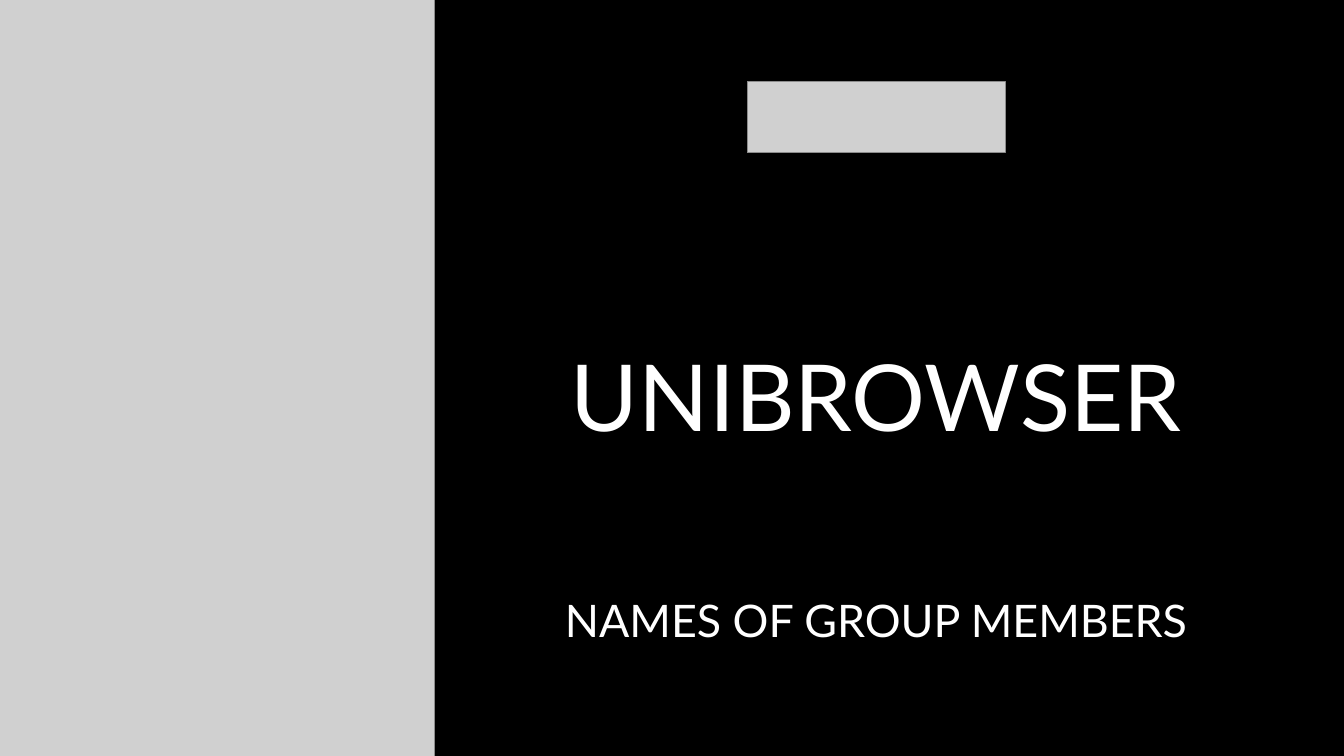
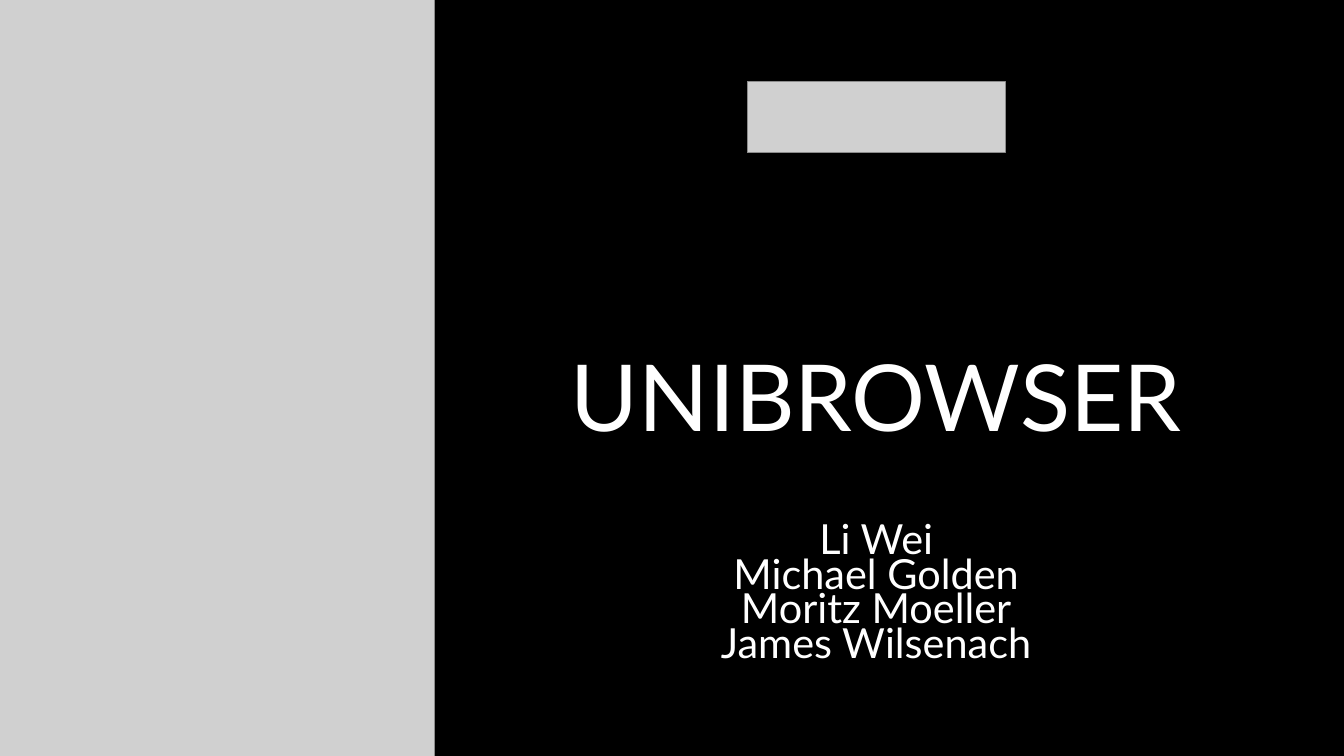
Before and after one commit to michaelgoldendev/unibrowser, a slide deck: slide 2 of presentation/unibrowser-presentation.pptx. Drawn at 1344x756 pixels with LibreOffice and Linux fonts; fonts in the diff are those of the drawing; grey boxes stand for pictures. Boxes give left, top, right and bottom in pixels: in the first picture for what was removed or moved away, otherwise in the second. Text is boxed around its words. In the diff, an @@ line names an element or a change of style, - is before the commit and + after.

```diff
--- a/presentation/unibrowser-presentation.pptx
+++ b/presentation/unibrowser-presentation.pptx
@@ text at [721,523,1031,659]: text changed; size 32 to 29.6 pt @@
-NAMES OF GROUP MEMBERS
+Li Wei
+Michael Golden
+Moritz Moeller
+James Wilsenach
```
Also in this commit, not shown: 2 other slides changed, 4 other files.
